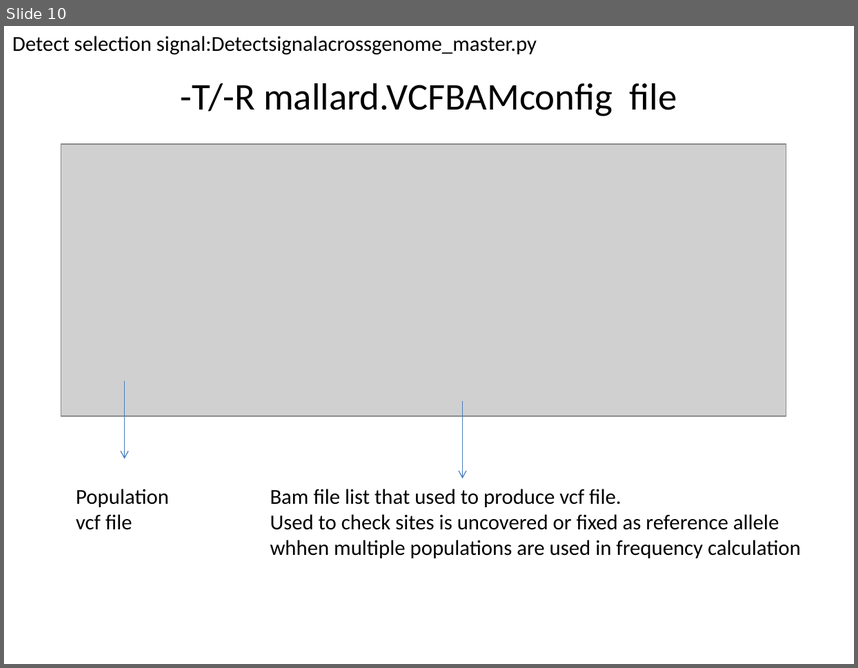
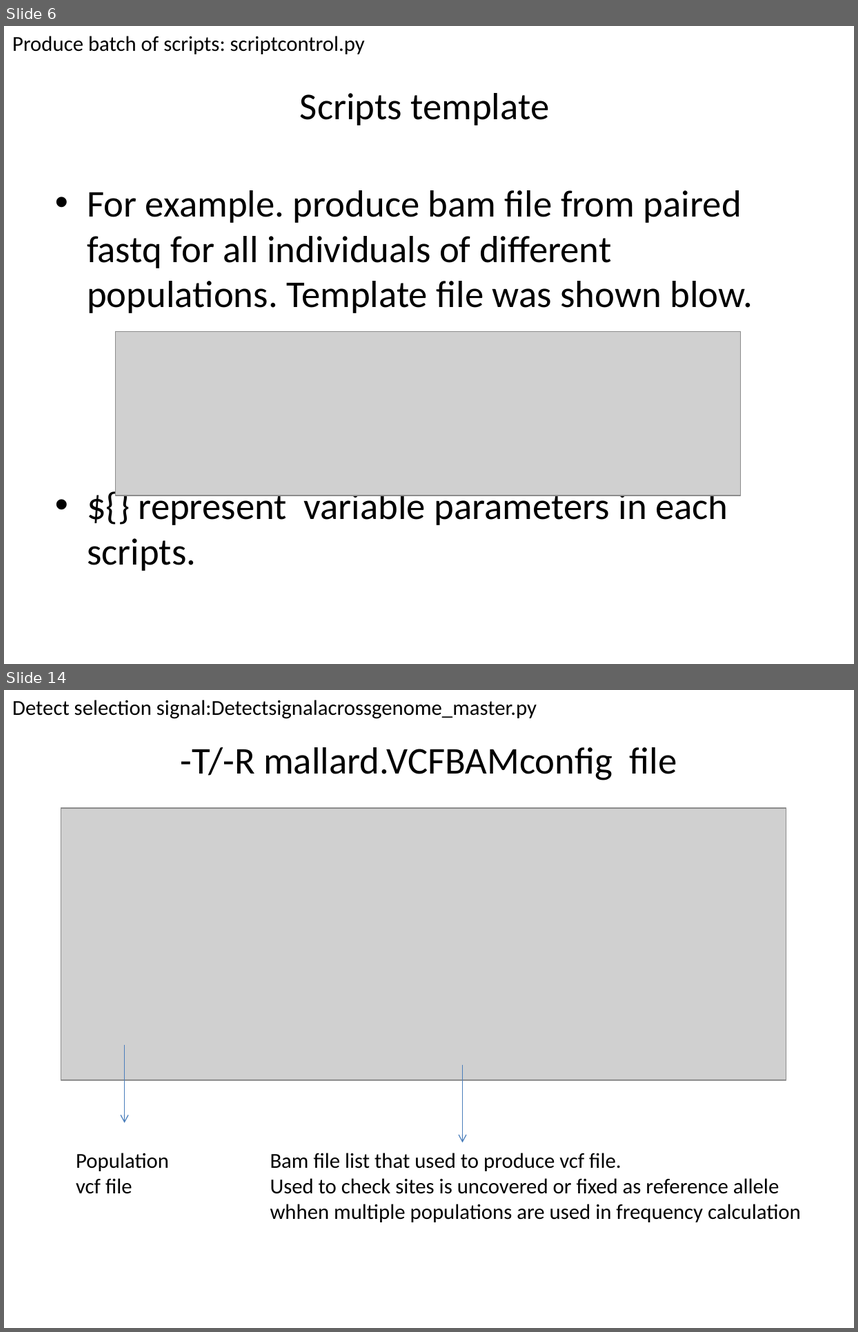
Before and after one commit to vitogump/lifelit, a slide deck: userGuide.pptx. Shown one above the other, each under a label of ours: slide 10 before the commit, slides 6 and 14 after it; the slides between them are not shown. The pictures are 858x668 and 858x1332 pixels, drawn with LibreOffice and Linux fonts; fonts in the diff are those of the drawing; grey boxes stand for pictures. Boxes give left, top, right and bottom in pixels: in the first picture for what was removed or moved away, otherwise in the second. Text is boxed around its words. In the diff, an @@ line names an element or a change of style, - is before the commit and + after.

```diff
--- a/userGuide.pptx
+++ b/userGuide.pptx
@@ slide 6 added at box(4, 26, 854, 664), background #FFFFFF @@
@@ text added at box(12, 36, 365, 54), 18 pt, text #000000 @@
+Produce batch of scripts: scriptcontrol.py
@@ title added at box(300, 93, 549, 125), 32 pt, text #000000 @@
+Scripts template
@@ text added at box(87, 190, 752, 570), 32 pt, text #000000 @@
+• For example. produce bam file from paired fastq for all individuals of different populations. Template file was shown blow.
+• ${} represent variable parameters in each scripts.
@@ picture added at box(115, 331, 740, 495) @@
@@ what was slide 10 is now slide 14 @@
```
Also in this commit, not shown: 9 slides changed, 7 other slides added, 2 slides removed, 3 other files.
